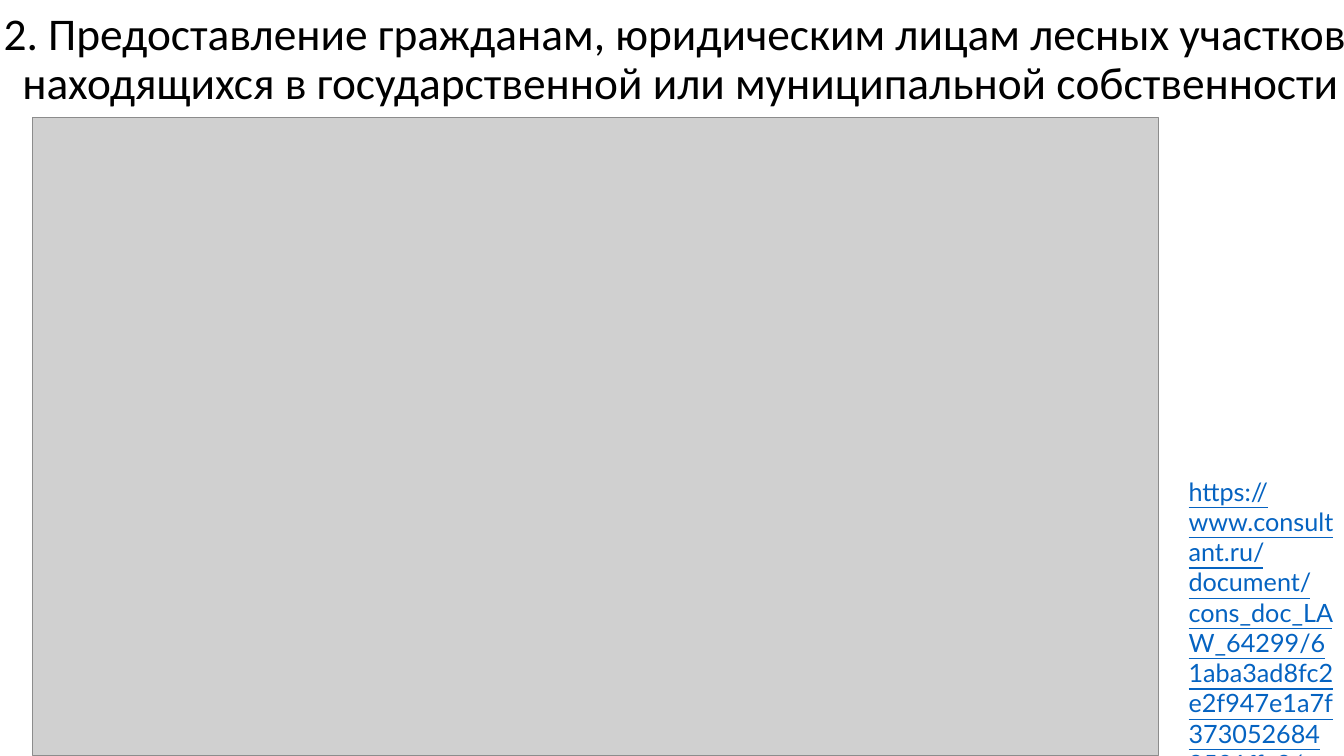
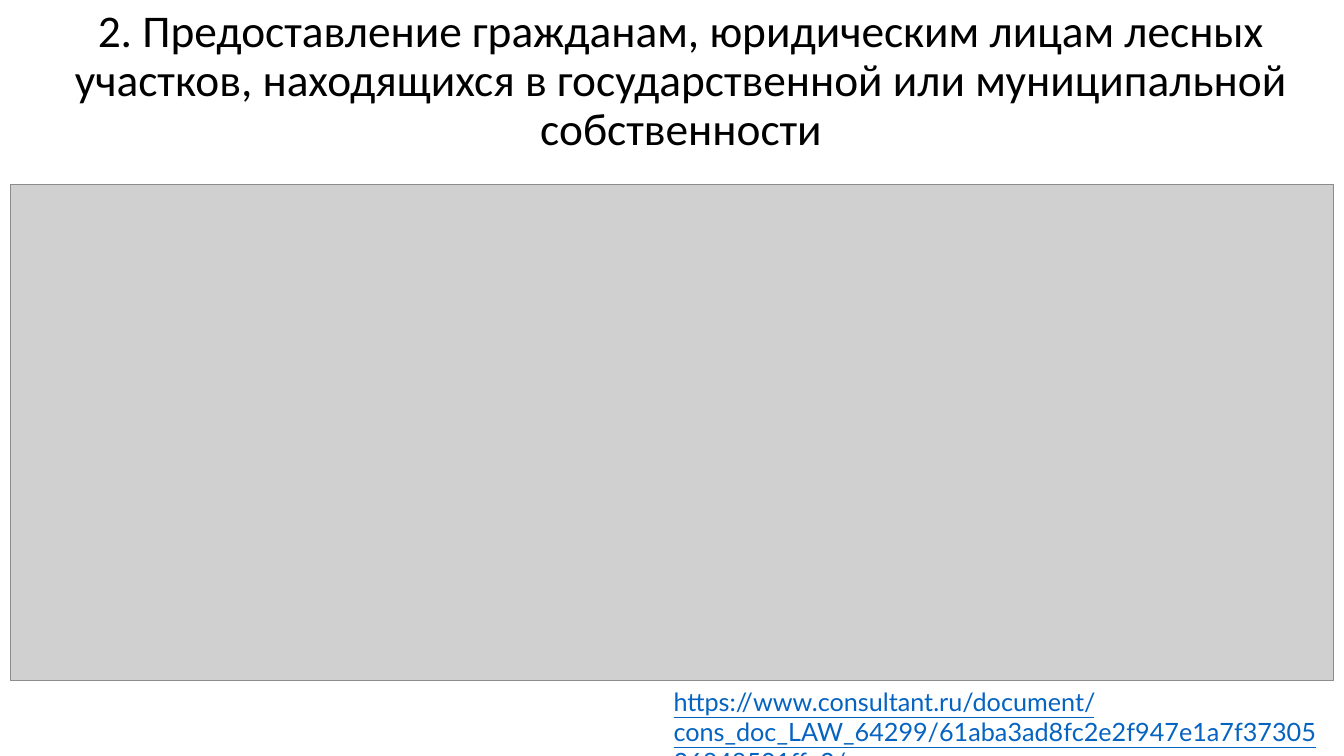
Before and after one commit to mcdodik20008/docs, a slide deck: slide 5 of Презентация.pptx. Drawn at 1344x756 pixels with LibreOffice and Linux fonts; fonts in the diff are those of the drawing; grey boxes stand for pictures. Boxes give left, top, right and bottom in pixels: in the first picture for what was removed or moved away, otherwise in the second. Text is boxed around its words. In the diff, an @@ line names an element or a change of style, - is before the commit and + after.

```diff
--- a/Презентация.pptx
+++ b/Презентация.pptx
@@ title "2. Предоставление гражданам, юридическим лицам ...": place and size @@
-title "2. Предоставление гражданам, юридическим лицам ..." at bbox=[4, 20, 1344, 107]
+title "2. Предоставление гражданам, юридическим лицам ..." at bbox=[75, 17, 1286, 146]
@@ title "2. Предоставление гражданам, юридическим лицам ..." at bbox=[75, 17, 1286, 146]: text colour #000000 to #303030 @@
@@ picture: place and size @@
-picture at bbox=[33, 117, 1158, 756]
+picture at bbox=[11, 185, 1334, 682]
@@ text "https://www.consultant.ru/document/cons_doc_LAW_64299/61aba3 ..." rewrapped from bbox=[1189, 482, 1334, 656] to bbox=[674, 692, 1316, 745] @@
```
Also in this commit, not shown: 11 other slides changed, 1 slide added, 2 other files.
